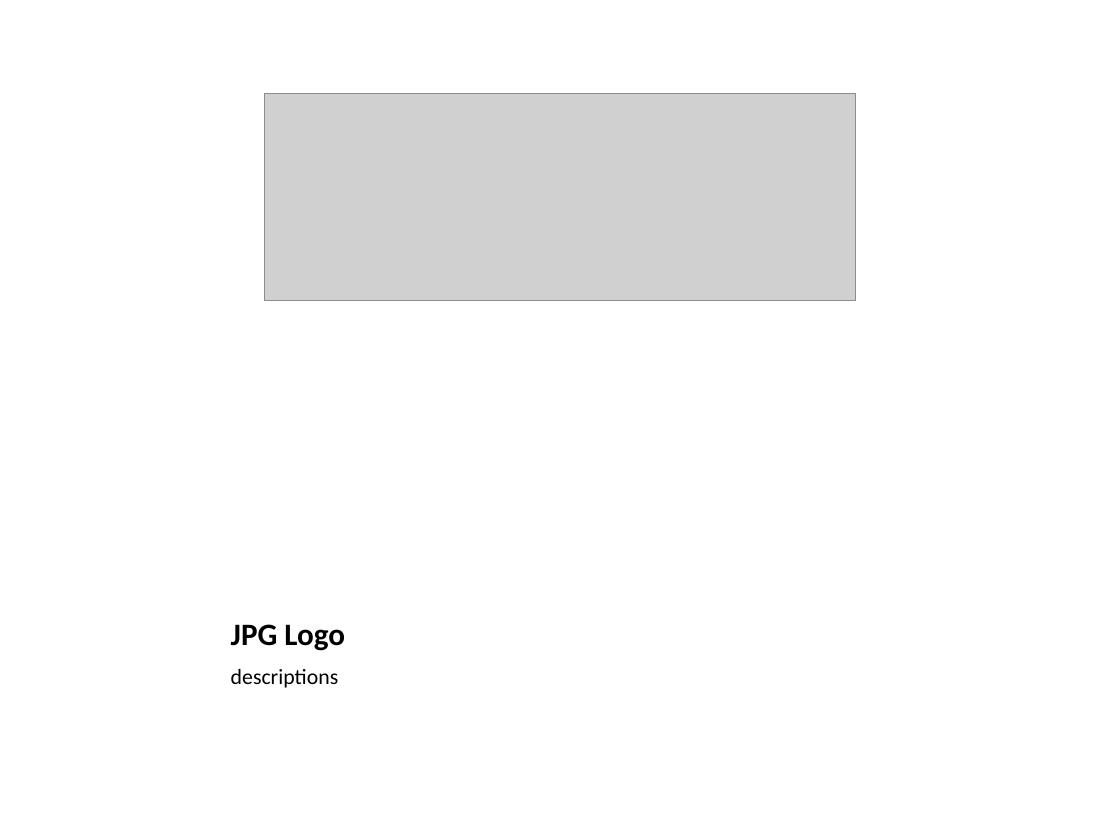
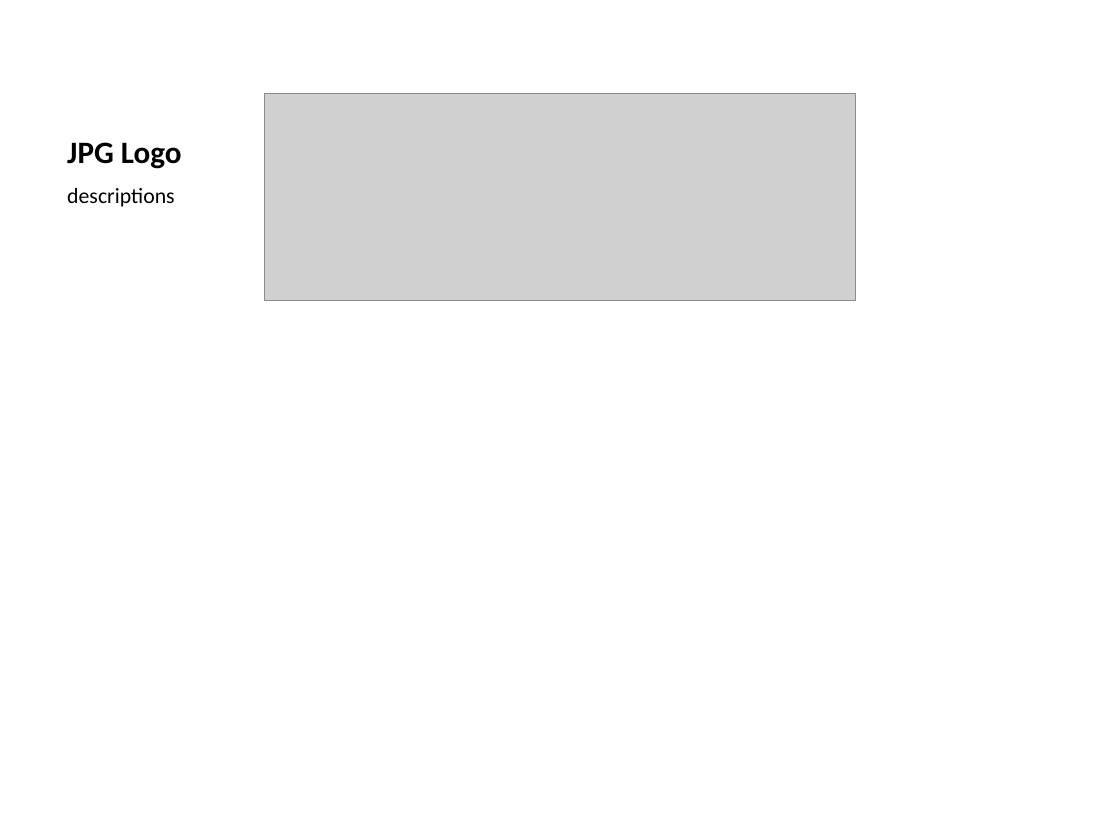
Before and after one commit to pythonicrubyist/powerpoint, a slide deck: slide 8 of samples/pptx/sample.pptx. Drawn at 1120x840 pixels with LibreOffice and Linux fonts; fonts in the diff are those of the drawing; grey boxes stand for pictures. Boxes give left, top, right and bottom in pixels: in the first picture for what was removed or moved away, otherwise in the second. Text is boxed around its words. In the diff, an @@ line names an element or a change of style, - is before the commit and + after.

```diff
--- a/samples/pptx/sample.pptx
+++ b/samples/pptx/sample.pptx
@@ title "JPG Logo": place and size @@
-title "JPG Logo" at (231,624,345,651)
+title "JPG Logo" at (67,142,182,169)
@@ text "descriptions": place and size @@
-text "descriptions" at (231,669,339,688)
+text "descriptions" at (67,188,175,207)
```
Also in this commit, not shown: 6 other slides changed, 5 other files.
